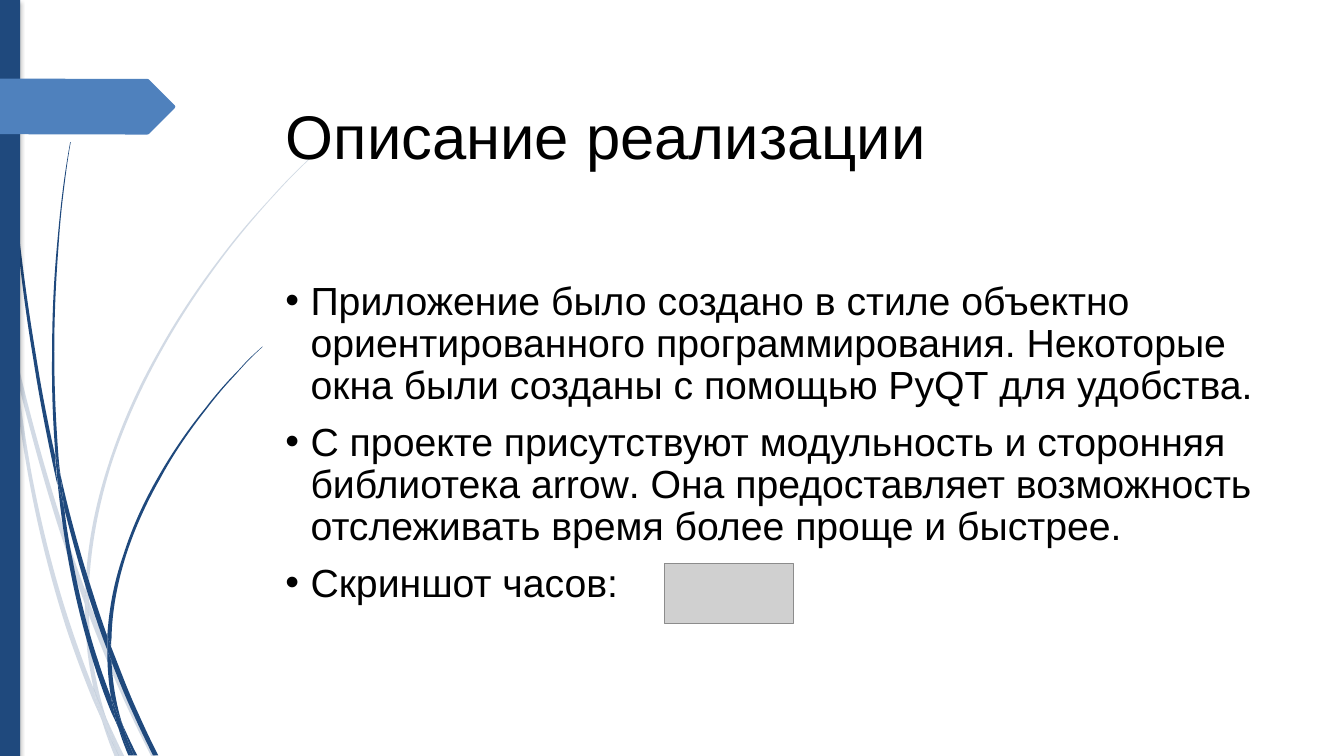
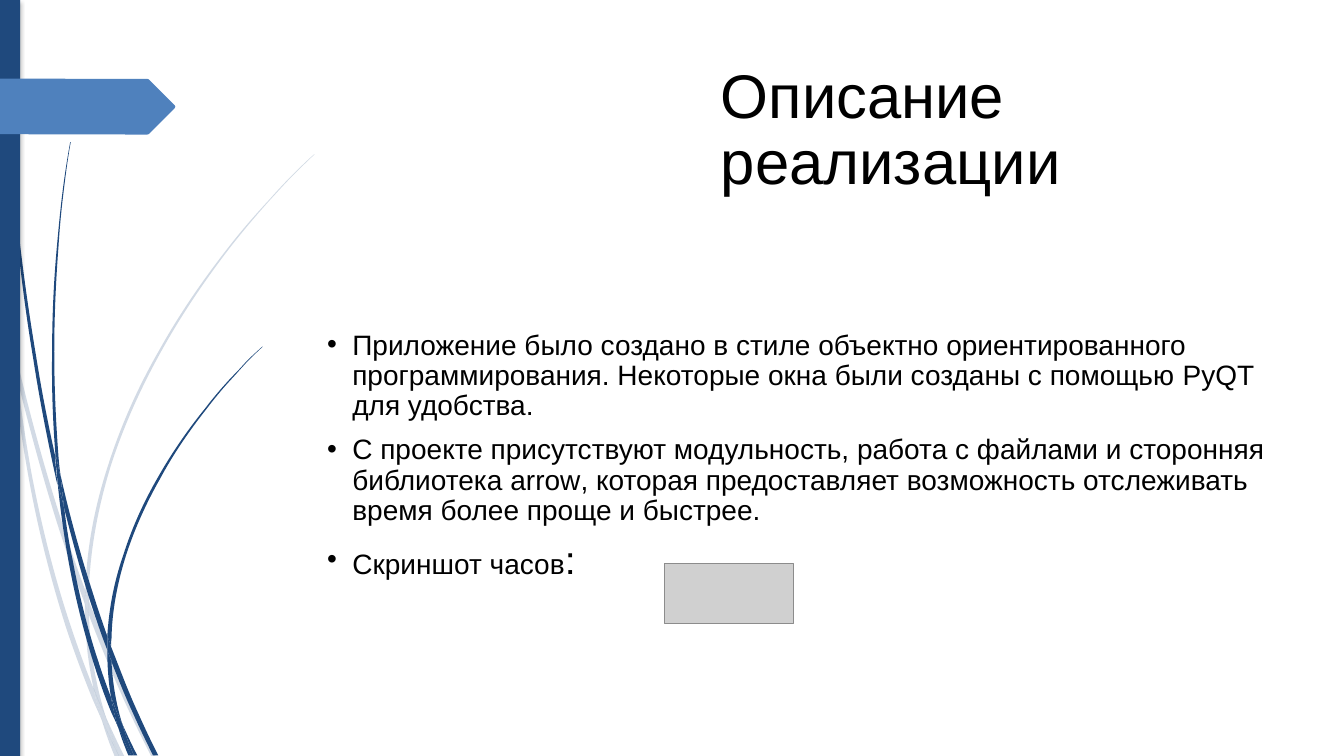
Before and after one commit to DmitriyKruchkov/pygame-project, a slide deck: slide 3 of Представление.pptx. Drawn at 1344x756 pixels with LibreOffice and Linux fonts; fonts in the diff are those of the drawing; grey boxes stand for pictures. Boxes give left, top, right and bottom in pixels: in the first picture for what was removed or moved away, otherwise in the second. Text is boxed around its words. In the diff, an @@ line names an element or a change of style, - is before the commit and + after.

Commit message:
patch

```diff
--- a/Представление.pptx
+++ b/Представление.pptx
@@ title "Описание реализации" rewrapped from [286, 116, 925, 171] to [721, 75, 1060, 196] @@
@@ subtitle "Приложение было создано в стиле ...": place and size @@
-subtitle "Приложение было создано в стиле ..." at [311, 286, 1252, 605]
+subtitle "Приложение было создано в стиле ..." at [352, 334, 1264, 579]
@@ subtitle at [352, 334, 1255, 579]: size 28 to 20 pt in "Приложение было создано в стиле объектно ориентированного ...", "Скриншот часов:" @@
@@ subtitle at [352, 438, 1264, 525]: text changed; size 28 to 20 pt @@
-• С проекте присутствуют модульность и сторонняя библиотека arrow. Она предоставляет возможность отслеживать время более проще и быстрее.
+• С проекте присутствуют модульность, работа с файлами и сторонняя библиотека arrow, которая предоставляет возможность отслеживать время более проще и быстрее.
```
